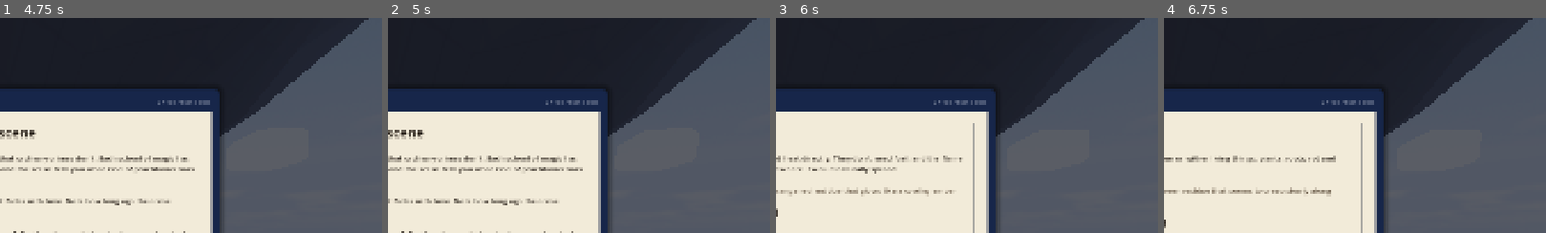
Above: before the commit, frames 1-4 (left to right).
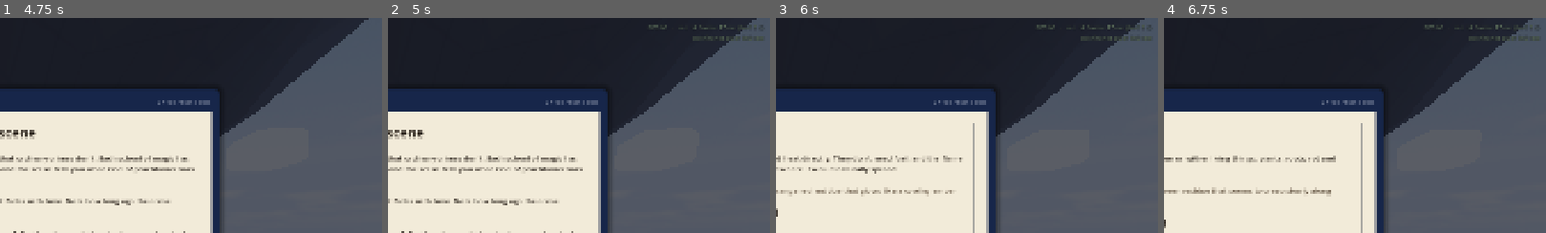
Above: after the commit, the same moments.

Repository: Kmad666/Chain-State
Game: Godot game, scene res://scenes/level_select.tscn
The game is run twice, just before and just after one commit, with the same random seed, the same clock (stepped at 60 frames per second) and the same inputs.
Inputs (mouse positions are % of the whole screen's width and height, from its top left):
- Up to frame 1 (4.75 s): click "2 Level 1 Two floating island…" at 0.5 s; tap Enter at 1.25 s; move the mouse to (55, 50) at 1.27 s; hold W (move_forward) from 1.28 s (still down); tap F at 1.35, 2.3, 3.05, 3.8, 4.55 s; click (55, 50) at 1.42 s; tap Space (jump) at 1.52, 2.27, 3.77, 4.52 s; move the mouse to (45, 50) at 2.02 s; tap Shift (dash) at 2.1 s; click (45, 50) at 2.17 s; move the mouse to (52, 48) at 2.77 s; press the mouse at (52, 48) at 2.78 s; move the mouse to (49, 52) at 3.52 s; release the mouse at (49, 52) at 3.53 s; tap E (interact) at 3.6 s; click (49, 52) at 3.67 s; move the mouse to (57, 51) at 4.27 s; hold L (logbook) from 4.28 s (still down); click (57, 51) at 4.42 s
- Up to frame 2 (5 s): keep holding W (move_forward); keep holding L (logbook); tap F3 (perf, bound only after the commit) at 4.9 s
- Up to frame 3 (6 s): release W (move_forward) at 5 s; release L (logbook) at 5 s; drag from (20, 35) to (35, 25) at 5.02 s; click "Fire magic" at 5.75 s
- Up to frame 4 (6.75 s): click "Nature magic" at 6.5 s
The pictures show only the part of the screen within x 50-100%, y 0-50%; the shares and areas given below are measured in that part.

Frame 1 is identical in both runs. In frame 2, 0.3% of the frame differs, in the area x 68-99%, y 3-11%; in frame 3, 0.3%; in frame 4, 0.3%.

Commit message:
Remove the arrest burst effect entirely (mechanics and performance first); add F3 performance readout with hitch logging
Co-Authored-By: Claude Opus 5.5 <noreply@anthropic.com>
Claude-Session: https://claude.ai/code/session_01FzyxQjpmWa5uhDiE9EGj9k

Diff:
--- a/scripts/autoload/game.gd
+++ b/scripts/autoload/game.gd
@@ -57,6 +57,7 @@
 		"restart": [KEY_R],
 		"pause": [KEY_ESCAPE],
 		"toggle_editor": [KEY_F2],
+		"perf": [KEY_F3],
 		"logbook": [KEY_L, KEY_TAB, KEY_J],
 	}
 	var mouse := {
--- a/scripts/combat/magic_burst.gd
+++ /dev/null
@@ -1,70 +0,0 @@
-extends Node3D
-## The purple magic burst when a Sentry is bound and the chain snaps: a
-## semi-transparent sphere that swells fast and fades, with a brighter inner shell.
-
-const LIFE := 0.9
-const MAX_RADIUS := 11.0
-
-var _t := 0.0
-var warmup := false   # drawn invisibly for a few frames at level load, so its shaders are ready
-var _warm_frames := 3
-var _outer: MeshInstance3D
-var _inner: MeshInstance3D
-var _outer_mat: StandardMaterial3D
-var _inner_mat: StandardMaterial3D
-
-
-func _ready() -> void:
-	_outer_mat = _mat(Color(0.62, 0.25, 1.0, 0.45))
-	_inner_mat = _mat(Color(0.85, 0.65, 1.0, 0.6))
-	_outer = _sphere(_outer_mat)
-	_inner = _sphere(_inner_mat)
-	# No OmniLight here on purpose: on the Compatibility renderer the first light
-	# added mid-game makes the driver recompile every lit material in view, which
-	# froze the screen for seconds right as the burst fired. The HUD's purple
-	# flash carries the "light" instead.
-	if warmup:
-		_outer.scale = Vector3.ONE * 0.05
-		_inner.scale = Vector3.ONE * 0.05
-		_outer_mat.albedo_color.a = 0.01
-		_inner_mat.albedo_color.a = 0.01
-
-
-func _mat(c: Color) -> StandardMaterial3D:
-	var m := StandardMaterial3D.new()
-	m.shading_mode = BaseMaterial3D.SHADING_MODE_UNSHADED
-	m.transparency = BaseMaterial3D.TRANSPARENCY_ALPHA
-	m.cull_mode = BaseMaterial3D.CULL_DISABLED      # visible from inside too
-	m.albedo_color = c
-	return m
-
-
-func _sphere(m: Material) -> MeshInstance3D:
-	var s := SphereMesh.new()
-	s.radius = 1.0
-	s.height = 2.0
-	s.radial_segments = 32
-	s.rings = 16
-	var mi := MeshInstance3D.new()
-	mi.mesh = s
-	mi.material_override = m
-	mi.cast_shadow = GeometryInstance3D.SHADOW_CASTING_SETTING_OFF
-	add_child(mi)
-	return mi
-
-
-func _process(dt: float) -> void:
-	if warmup:
-		_warm_frames -= 1
-		if _warm_frames <= 0:
-			queue_free()
-		return
-	_t += dt
-	var k := clampf(_t / LIFE, 0.0, 1.0)
-	var grow := 1.0 - pow(1.0 - k, 3.0)               # fast out, then eases
-	_outer.scale = Vector3.ONE * lerpf(0.5, MAX_RADIUS, grow)
-	_inner.scale = Vector3.ONE * lerpf(0.3, MAX_RADIUS * 0.55, grow)
-	_outer_mat.albedo_color.a = 0.45 * (1.0 - k)
-	_inner_mat.albedo_color.a = 0.6 * (1.0 - k) * (1.0 - k)
-	if _t >= LIFE:
-		queue_free()
--- a/scripts/combat/sentry.gd
+++ b/scripts/combat/sentry.gd
@@ -13,8 +13,8 @@
 ## Arresting (both kinds): hook it from within subdue_range(), then wrap the
 ## chain around it three times, either swinging round yourself or by pressing E
 ## to auto-wrap (the player circles it with the camera locked on). Each lap adds
-## a silver coil. After the third, press E again to ARREST: a purple magic burst,
-## and the chain comes free with your momentum untouched (no slow motion, so it
+## a silver coil. After the third, press E again to ARREST:
+## the chain comes free with your momentum untouched (no slow motion, so it
 ## doesn't break the flow when there are several casters about). Hooking from too
 ## far away fails. Let go mid-wrap and the coils slip loose after a moment.
 ##
@@ -22,7 +22,6 @@
 
 signal subdued(sentry: Node)
 
-const MagicBurst := preload("res://scripts/combat/magic_burst.gd")
 const HookOrb := preload("res://scripts/combat/hook_orb.gd")
 
 const SUBDUE_RANGE := 20.0
@@ -346,15 +345,12 @@
 		_coils.pop_back().queue_free()
 
 
-## Arrested: a purple magic burst, and the chain comes free.
+## Arrested: the chain comes free. (No visual effect yet: effects come later.)
 func _subdue() -> void:
 	is_subdued = true
 	ready_to_arrest = false
 	_core_mat.albedo_color = Color(0.35, 0.35, 0.4)
 	_core.scale = Vector3.ONE
-	var burst := MagicBurst.new()
-	get_parent().add_child(burst)
-	burst.global_position = global_position
 	Sfx.play_at("subdue", global_position, 2.0, 0.8)
 	if ward and is_instance_valid(ward):
 		ward.queue_free()            # her ward dies with her
--- /dev/null
+++ b/scripts/ui/perf_overlay.gd
@@ -0,0 +1,71 @@
+extends Label
+## F3: a small performance readout in the top-right corner.
+##   FPS, the slowest frame in the last 5 seconds, and the last hitch (any frame
+##   over HITCH_MS), with how long ago it was and what had just happened.
+## Hitches are also printed to the console ("[perf] ..."), visible in a browser's
+## developer console on the web build.
+
+const HITCH_MS := 100.0
+const WINDOW := 5.0
+
+var _last_us := 0
+var _times: Array = []            # [ms, at_seconds]
+var _hitch_ms := 0.0
+var _hitch_at := -1.0
+var _hitch_what := ""
+var _recent := ""                 # the latest notice/toast, so a hitch says what caused it
+var _clock := 0.0
+
+
+func _ready() -> void:
+	process_mode = Node.PROCESS_MODE_ALWAYS
+	set_anchors_and_offsets_preset(Control.PRESET_TOP_RIGHT)
+	offset_left = -520
+	offset_right = -16
+	offset_top = 12
+	offset_bottom = 90
+	horizontal_alignment = HORIZONTAL_ALIGNMENT_RIGHT
+	add_theme_font_size_override("font_size", 16)
+	add_theme_color_override("font_color", Color(0.85, 1.0, 0.8))
+	add_theme_color_override("font_outline_color", Color(0, 0, 0, 0.8))
+	add_theme_constant_override("outline_size", 4)
+	mouse_filter = Control.MOUSE_FILTER_IGNORE
+	visible = false
+	_last_us = Time.get_ticks_usec()
+
+
+func note(what: String) -> void:
+	_recent = what
+
+
+func _unhandled_input(event: InputEvent) -> void:
+	if event.is_action_pressed("perf"):
+		visible = not visible
+
+
+func _process(_dt: float) -> void:
+	var now := Time.get_ticks_usec()
+	var ms := (now - _last_us) / 1000.0
+	_last_us = now
+	_clock += ms / 1000.0
+	_times.append([ms, _clock])
+	while not _times.is_empty() and _clock - _times[0][1] > WINDOW:
+		_times.pop_front()
+	if ms > HITCH_MS and _clock > 1.0:
+		_hitch_ms = ms
+		_hitch_at = _clock
+		_hitch_what = _recent
+		print("[perf] hitch %d ms (after: %s)" % [roundi(ms), _recent if _recent != "" else "-"])
+	if not visible:
+		return
+	var worst := 0.0
+	for t in _times:
+		worst = maxf(worst, t[0])
+	var txt := "FPS %d   ·   worst frame %d ms (last %d s)" % [Engine.get_frames_per_second(), roundi(worst), int(WINDOW)]
+	if _hitch_at >= 0.0:
+		txt += "\nlast hitch %d ms, %d s ago%s" % [roundi(_hitch_ms), int(_clock - _hitch_at),
+			("  ·  after \"%s\"" % _hitch_what) if _hitch_what != "" else ""]
+	else:
+		txt += "\nno hitches over %d ms" % int(HITCH_MS)
+	text = txt
+	_recent = _recent if _clock - (_hitch_at if _hitch_at >= 0 else 0.0) < 30.0 else ""
--- a/scripts/world/world.gd
+++ b/scripts/world/world.gd
@@ -18,7 +18,7 @@
 const OrbTree := preload("res://scripts/combat/orb_tree.gd")
 const Ward := preload("res://scripts/combat/ward.gd")
 const Clouds := preload("res://scripts/world/clouds.gd")
-const MagicBurst := preload("res://scripts/combat/magic_burst.gd")
+const PerfOverlay := preload("res://scripts/ui/perf_overlay.gd")
 
 const START_POS := Vector3(0, 1.0, 14)
 const SKY_SAVE := "user://sky.txt"
@@ -80,13 +80,6 @@
 		tree.player = player
 	if ward:
 		ward.player = player
-	if not sentries.is_empty():
-		# draw a subdue burst invisibly in front of the camera for a few frames now,
-		# so the GPU has its shaders ready and the real one never stalls a frame
-		var warm := MagicBurst.new()
-		warm.warmup = true
-		player.cam.add_child(warm)
-		warm.position = Vector3(0, 0, -3)
 
 	# sun glare sits between the 3D view and the HUD
 	var glare_layer := CanvasLayer.new()
@@ -103,7 +96,11 @@
 	hud = Hud.new()
 	hud.player = player
 	ui.add_child(hud)
-	player.notice.connect(func(t): hud.toast(t, 2.5))
+	var perf := PerfOverlay.new()
+	ui.add_child(perf)
+	player.notice.connect(func(t):
+		hud.toast(t, 2.5)
+		perf.note(t))
 	player.stun_started.connect(func():
 		hud.flash(Color(0.55, 0.25, 1.0), 0.5)
 		hud.toast("Stunned! You drop for %d seconds." % int(player.STUN_TIME), 2.5))
@@ -276,6 +273,9 @@
 func _on_chain_snapped() -> void:
 	hud.flash(Color(0.6, 0.25, 1.0), 0.35)
 	hud.banner("ARRESTED", Color(0.85, 0.7, 1.0))
+	for c in hud.get_parent().get_children():
+		if c.has_method("note"):
+			c.note("arrest")
 	hud.toast("Arrested. The chain comes free; you keep your momentum.", 3.0)
 
 
--- a/tests/test_runner.gd
+++ b/tests/test_runner.gd
@@ -290,7 +290,8 @@
 	check(not ep.attached and not ep.auto_wrap, "the chain comes free")
 	check(ep.velocity.length() >= v_before * 0.95 and v_before > 8.0, "you keep your momentum (%.1f -> %.1f m/s)" % [v_before, ep.velocity.length()])
 	check(is_equal_approx(Engine.time_scale, 1.0), "no slow motion or freeze on the arrest")
-	check(get_tree().get_nodes_in_group("enemy").size() >= 1 and ew.get_children().any(func(x): return x.get_script() == preload("res://scripts/combat/magic_burst.gd")), "a purple magic burst goes off")
+	check(not ew.find_children("*", "MeshInstance3D", true, false).any(func(m): return m.mesh is SphereMesh and (m.mesh as SphereMesh).radius == 1.0 and m.material_override and m.material_override.transparency != 0 and m.get_parent().get_parent() == ew),
+		"no effect is spawned on the arrest (effects come later)")
 	for i in 30:
 		await get_tree().process_frame
 	await shot("14_arrested")
@@ -500,8 +501,8 @@
 	var lights_added := 0
 	for _l in aw.find_children("*", "OmniLight3D", true, false):
 		lights_added += 1
-	check(lights_added == 0, "the subdue burst adds no light (a new light froze the screen while shaders rebuilt)")
-	check(Sfx.played.has("break") and Sfx.played.has("subdue"), "arresting her: a burst sound and the chain coming free")
+	check(lights_added == 0, "the arrest adds no light")
+	check(Sfx.played.has("break") and Sfx.played.has("subdue"), "arresting her: an arrest sound and the chain coming free")
 	await get_tree().process_frame
 	check(not is_instance_valid(wd) or wd.is_queued_for_deletion(), "her ward breaks with her")
 	for i in 90:
Not shown, removed: scripts/combat/magic_burst.gd.uid
Not shown, changed: README.md
